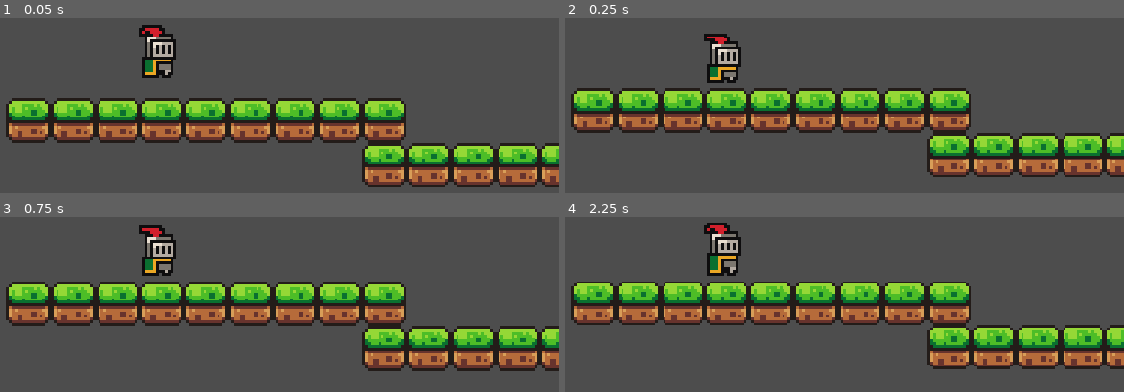
Above: before the commit, frames 1-4 (two rows, left to right).
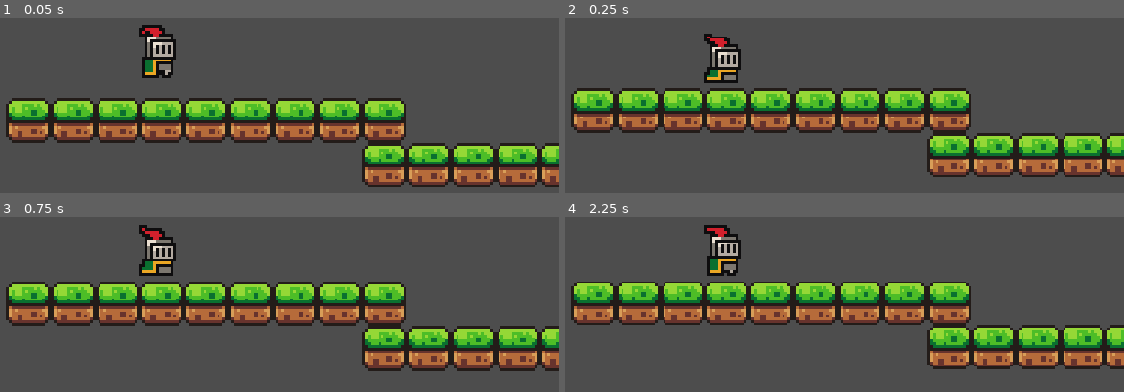
Above: after the commit, the same moments.

Repository: HarryShanks/First-Game
Game: Godot game, scene res://Scenes/game.tscn
The game is run twice, just before and just after one commit, with the same random seed, the same clock (stepped at 60 frames per second) and the same inputs.
Inputs:
- Up to frame 1 (0.05 s): no input
- Up to frame 2 (0.25 s): no input
- Up to frame 3 (0.75 s): no input
- Up to frame 4 (2.25 s): tap Enter at 2 s

Frame 1 is identical in both runs. In frame 2, 0.7% of the frame differs, in the area x 24-32%, y 9-38%; in frame 3, 0.8%, in the area x 24-32%, y 4-34%; in frame 4, 0.7%.

Commit message:
Coin collecting
Can collect all 3 coins

Diff:
--- a/Scenes/game.tscn
+++ b/Scenes/game.tscn
@@ -444,6 +444,17 @@
 physics_layer_0/collision_layer = 1
 sources/0 = SubResource("TileSetAtlasSource_i6g32")
 
+[sub_resource type="GDScript" id="GDScript_wowpa"]
+resource_name = "Coin"
+script/source = "extends Area2D
+
+
+func _on_body_entered(body: Node2D) -> void:
+	queue_free()
+	print(\"Coin Collected\")
+
+"
+
 [sub_resource type="AtlasTexture" id="AtlasTexture_cwurv"]
 atlas = ExtResource("5_i6g32")
 region = Rect2(0, 0, 16, 16)
@@ -533,14 +544,37 @@
 }],
 "loop": 1,
 "name": &"Coin Flipping",
-"speed": 5.0
+"speed": 7.5
 }]
 
 [sub_resource type="CircleShape2D" id="CircleShape2D_bego8"]
 radius = 6.0
 
+[sub_resource type="GDScript" id="GDScript_i6g32"]
+resource_name = "Coin_2"
+script/source = "extends Area2D
+
+
+
+
+func _on_body_entered(body: Node2D) -> void:
+	queue_free()
+	print(\"Coin Collected\")
+"
+
 [sub_resource type="CircleShape2D" id="CircleShape2D_1vm02"]
 radius = 6.0
+
+[sub_resource type="GDScript" id="GDScript_vijes"]
+resource_name = "Coin_3"
+script/source = "extends Area2D
+
+
+
+func _on_body_entered(body: Node2D) -> void:
+	queue_free()
+	print(\"Coin Collected\")
+"
 
 [sub_resource type="CircleShape2D" id="CircleShape2D_x47vt"]
 radius = 6.0
@@ -561,6 +595,7 @@
 [node name="Player" type="CharacterBody2D" parent="Level 1" unique_id=2130166955]
 z_index = 5
 position = Vector2(459, -40)
+collision_layer = 2
 script = SubResource("GDScript_nfm0u")
 
 [node name="AnimatedSprite2D" type="AnimatedSprite2D" parent="Level 1/Player" unique_id=1598054120]
@@ -568,7 +603,7 @@
 sprite_frames = SubResource("SpriteFrames_nfm0u")
 animation = &"Idle"
 autoplay = "Idle"
-frame_progress = 0.05862877
+frame_progress = 0.5187005
 
 [node name="CollisionShape2D" type="CollisionShape2D" parent="Level 1/Player" unique_id=1342141354]
 position = Vector2(-441, 36)
@@ -586,6 +621,8 @@
 
 [node name="Coin" type="Area2D" parent="Level 1" unique_id=771675323]
 position = Vector2(436, 130)
+collision_mask = 2
+script = SubResource("GDScript_wowpa")
 
 [node name="AnimatedSprite2D" type="AnimatedSprite2D" parent="Level 1/Coin" unique_id=1481549709]
 sprite_frames = SubResource("SpriteFrames_vijes")
@@ -597,6 +634,8 @@
 
 [node name="Coin2" type="Area2D" parent="Level 1" unique_id=294098391]
 position = Vector2(500, 130)
+collision_mask = 2
+script = SubResource("GDScript_i6g32")
 
 [node name="AnimatedSprite2D" type="AnimatedSprite2D" parent="Level 1/Coin2" unique_id=429712750]
 sprite_frames = SubResource("SpriteFrames_vijes")
@@ -608,6 +647,8 @@
 
 [node name="Coin3" type="Area2D" parent="Level 1" unique_id=1664728023]
 position = Vector2(1079, 0)
+collision_mask = 2
+script = SubResource("GDScript_vijes")
 
 [node name="AnimatedSprite2D" type="AnimatedSprite2D" parent="Level 1/Coin3" unique_id=1090538735]
 sprite_frames = SubResource("SpriteFrames_vijes")
@@ -636,3 +677,7 @@
 
 [node name="CollisionShape2D" type="CollisionShape2D" parent="Right Boundary" unique_id=1845820153]
 shape = SubResource("WorldBoundaryShape2D_nfm0u")
+
+[connection signal="body_entered" from="Level 1/Coin" to="Level 1/Coin" method="_on_body_entered"]
+[connection signal="body_entered" from="Level 1/Coin2" to="Level 1/Coin2" method="_on_body_entered"]
+[connection signal="body_entered" from="Level 1/Coin3" to="Level 1/Coin3" method="_on_body_entered"]
